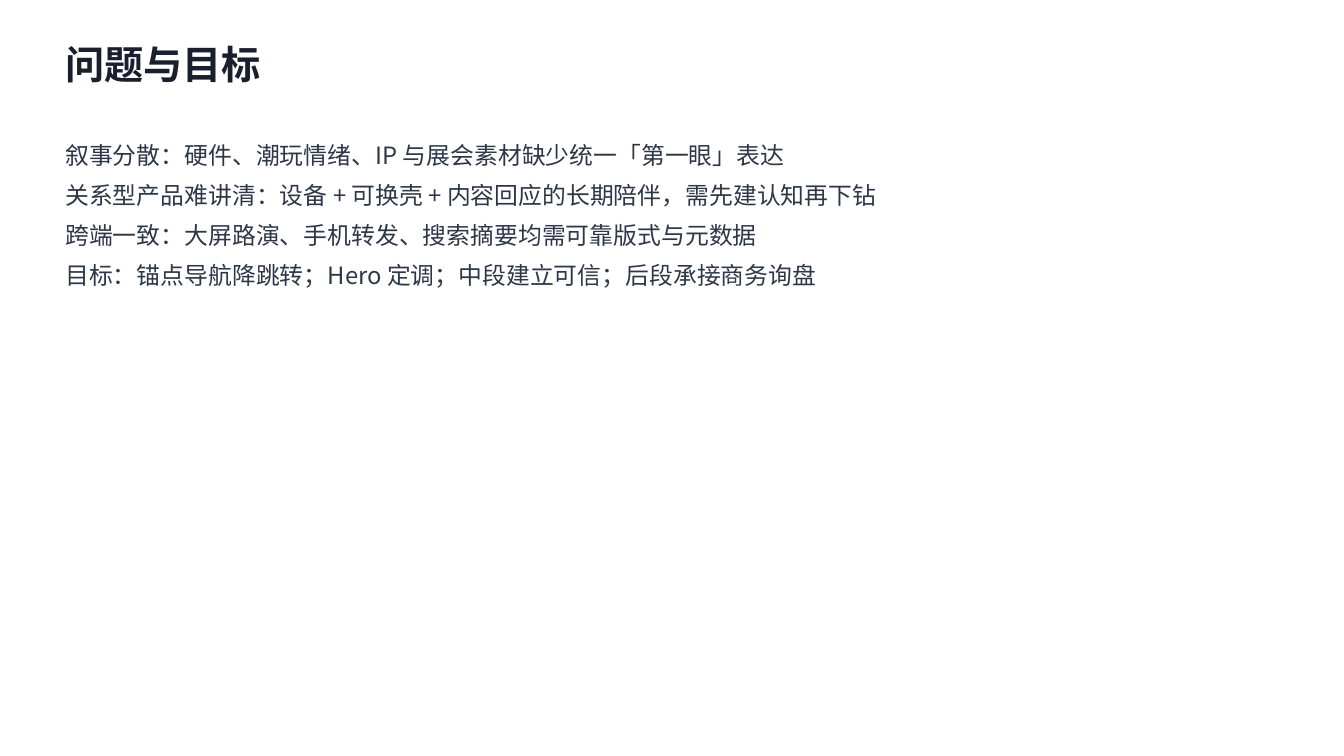
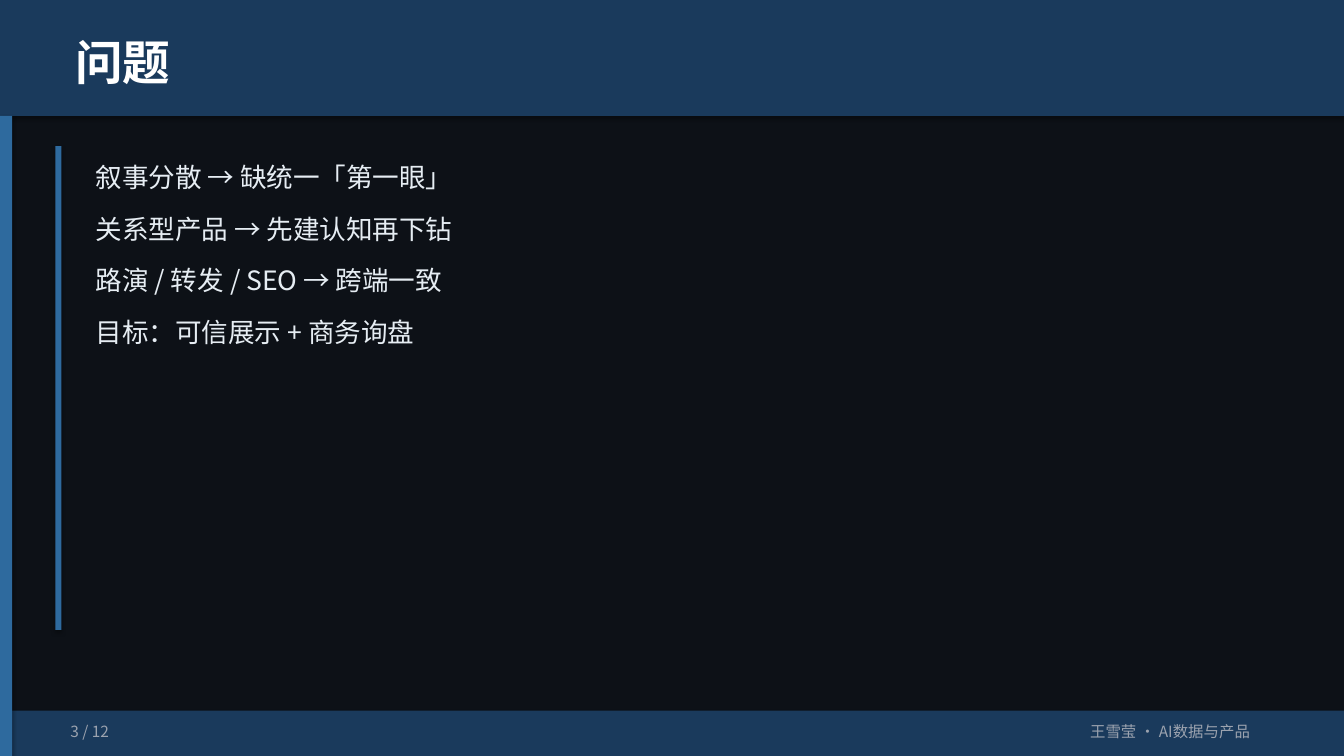
Before and after one commit to HSDCT1230/hsdct, a slide deck: slide 3 of portfolio/xolome-portfolio.pptx. Drawn at 1344x756 pixels with LibreOffice and Linux fonts; fonts in the diff are those of the drawing. Boxes give left, top, right and bottom in pixels: in the first picture for what was removed or moved away, otherwise in the second. Text is boxed around its words. In the diff, an @@ line names an element or a change of style, - is before the commit and + after.

```diff
--- a/portfolio/xolome-portfolio.pptx
+++ b/portfolio/xolome-portfolio.pptx
@@ rectangle added at (x1=0, y1=0, x2=1344, y2=756), fill #0D1117 @@
@@ rectangle added at (x1=0, y1=0, x2=1344, y2=116), fill #1A3A5C @@
@@ text at (x1=75, y1=40, x2=170, y2=85): text changed; size 28 to 34 pt; text colour #1A1F2E to #FFFFFF @@
-问题与目标
+问题
@@ rectangle added at (x1=0, y1=116, x2=12, y2=756), fill #2E6A9E @@
@@ rectangle added at (x1=55, y1=146, x2=62, y2=630), fill #2E6A9E @@
@@ text at (x1=96, y1=164, x2=453, y2=345): text changed; size 17 to 19 pt; text colour #2D3748 to #E6EDF3 @@
-叙事分散：硬件、潮玩情绪、IP 与展会素材缺少统一「第一眼」表达
-关系型产品难讲清：设备 + 可换壳 + 内容回应的长期陪伴，需先建认知再下钻
-跨端一致：大屏路演、手机转发、搜索摘要均需可靠版式与元数据
-目标：锚点导航降跳转；Hero 定调；中段建立可信；后段承接商务询盘
+叙事分散 → 缺统一「第一眼」
+关系型产品 → 先建认知再下钻
+路演 / 转发 / SEO → 跨端一致
+目标：可信展示 + 商务询盘
@@ rectangle added at (x1=0, y1=711, x2=1344, y2=756), fill #1A3A5C @@
@@ text added at (x1=70, y1=725, x2=109, y2=737), 11 pt, text #9CA3AF @@
+3 / 12
@@ text added at (x1=1090, y1=724, x2=1250, y2=738), 11 pt, text #9CA3AF @@
+王雪莹 · AI数据与产品
```
Also in this commit, not shown: 10 other slides changed, 1 slide added, 1 slide removed, 1 other file.
